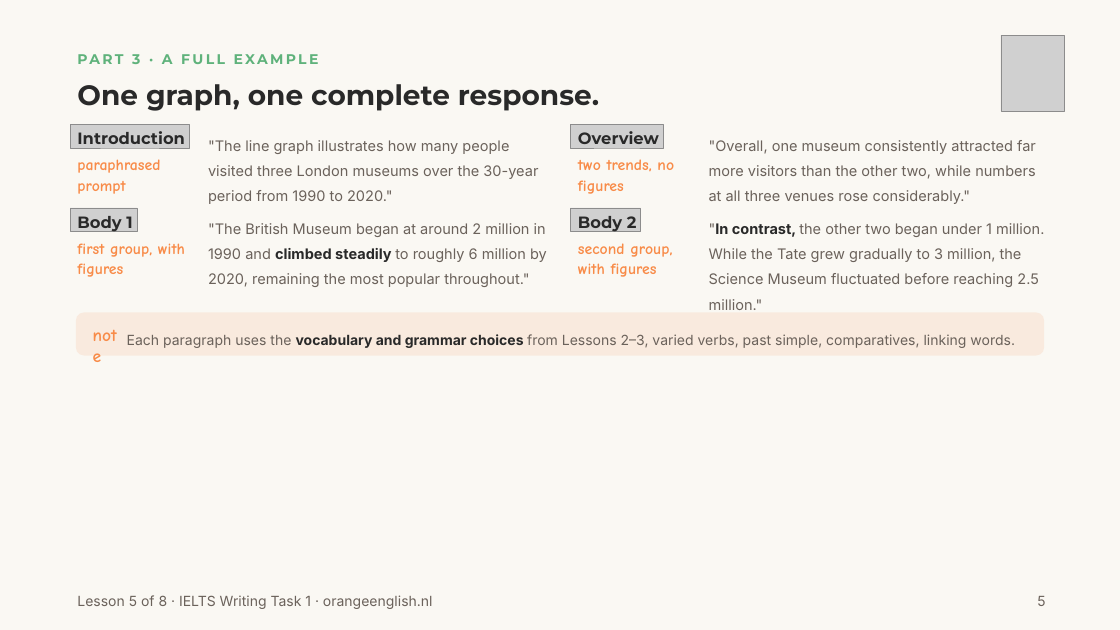
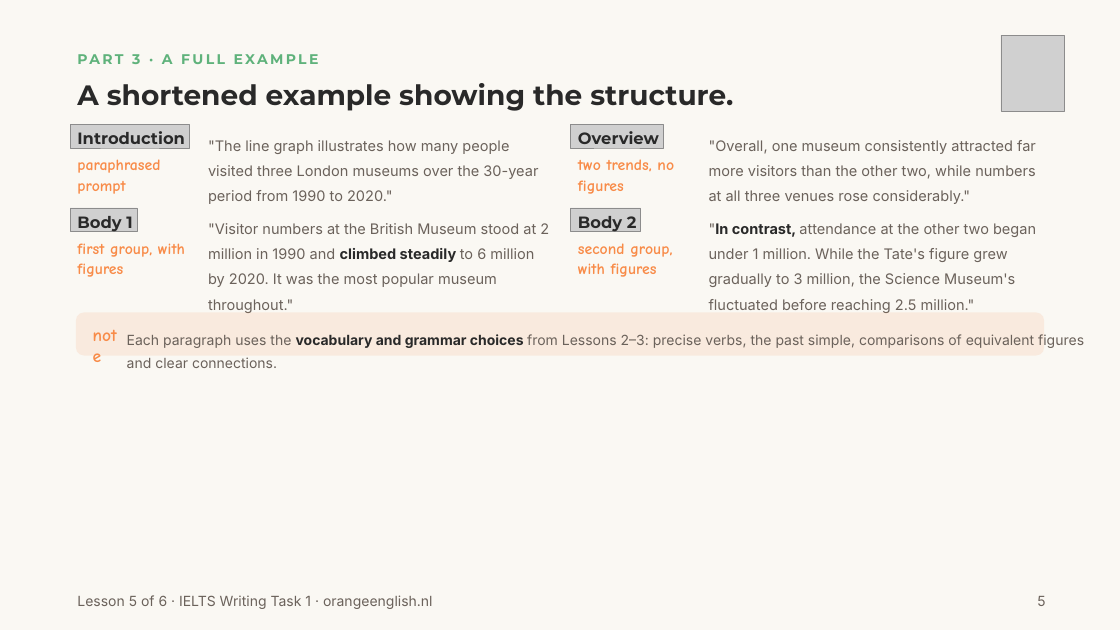
Before and after one commit to orangeenglishielts/linegraphs, a slide deck: slide 5 of OrangeEnglish_Lesson5_WritingPractice.pptx. Drawn at 1120x630 pixels with LibreOffice and Linux fonts; fonts in the diff are those of the drawing; grey boxes stand for pictures; background and template pictures are left out. Boxes give left, top, right and bottom in pixels: in the first picture for what was removed or moved away, otherwise in the second. Text is boxed around its words. In the diff, an @@ line names an element or a change of style, - is before the commit and + after.

```diff
--- a/OrangeEnglish_Lesson5_WritingPractice.pptx
+++ b/OrangeEnglish_Lesson5_WritingPractice.pptx
@@ text at (x1=77, y1=83, x2=733, y2=111): text changed @@
-One graph, one complete response.
+A shortened example showing the structure.
@@ text at (x1=208, y1=223, x2=549, y2=287): text changed @@
-"The British Museum began at around 2 million in 1990 and climbed steadily to roughly 6 million by 2020, remaining the most popular throughout."
+"Visitor numbers at the British Museum stood at 2 million in 1990 and climbed steadily to 6 million by 2020. It was the most popular museum throughout."
@@ text at (x1=709, y1=223, x2=1036, y2=313): text changed @@
-"In contrast, the other two began under 1 million. While the Tate grew gradually to 3 million, the Science Museum fluctuated before reaching 2.5 million."
+"In contrast, attendance at the other two began under 1 million. While the Tate's figure grew gradually to 3 million, the Science Museum's fluctuated before reaching 2.5 million."
@@ text at (x1=127, y1=334, x2=1084, y2=368): text changed @@
-Each paragraph uses the vocabulary and grammar choices from Lessons 2–3, varied verbs, past simple, comparatives, linking words.
+Each paragraph uses the vocabulary and grammar choices from Lessons 2–3: precise verbs, the past simple, comparisons of equivalent figures and clear connections.
@@ text at (x1=77, y1=595, x2=433, y2=609): text changed @@
-Lesson 5 of 8 · IELTS Writing Task 1 · orangeenglish.nl
+Lesson 5 of 6 · IELTS Writing Task 1 · orangeenglish.nl
```
Also in this commit, not shown: 7 other slides changed, 45 other files.
